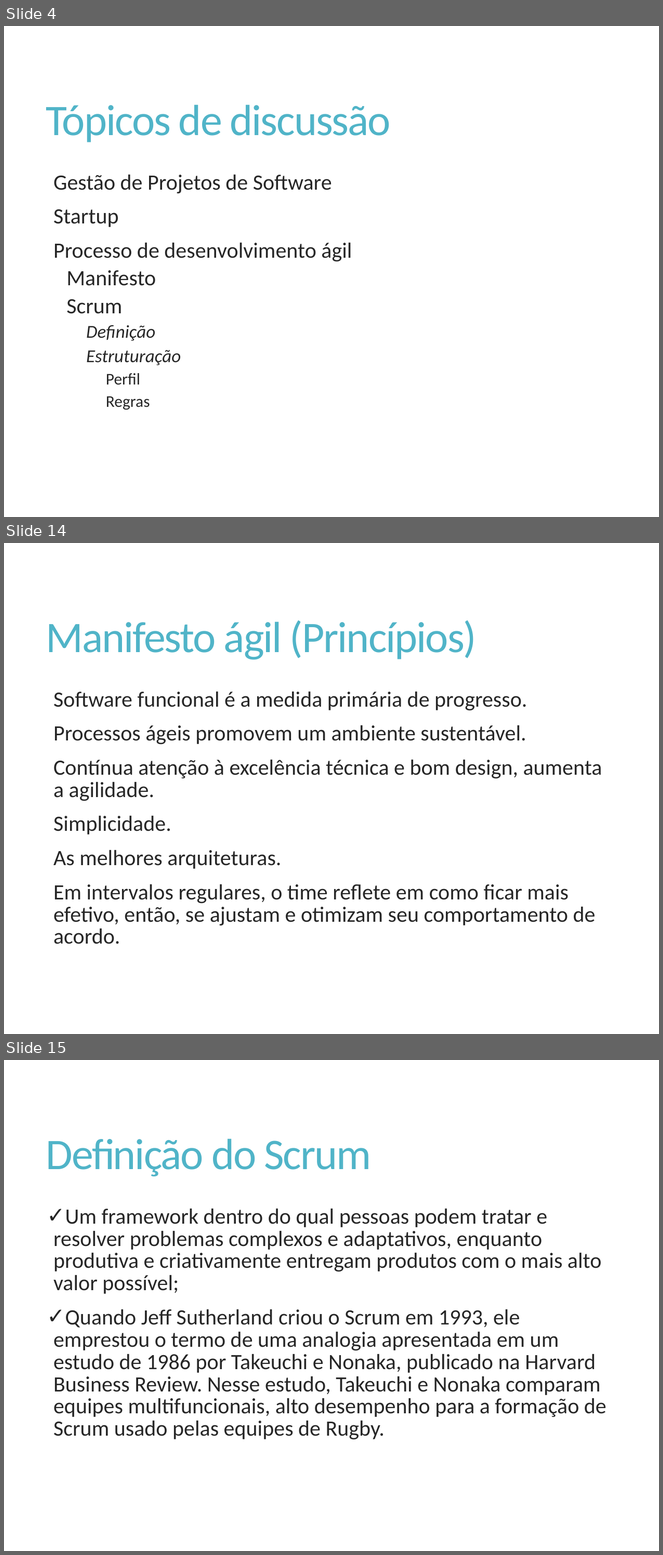
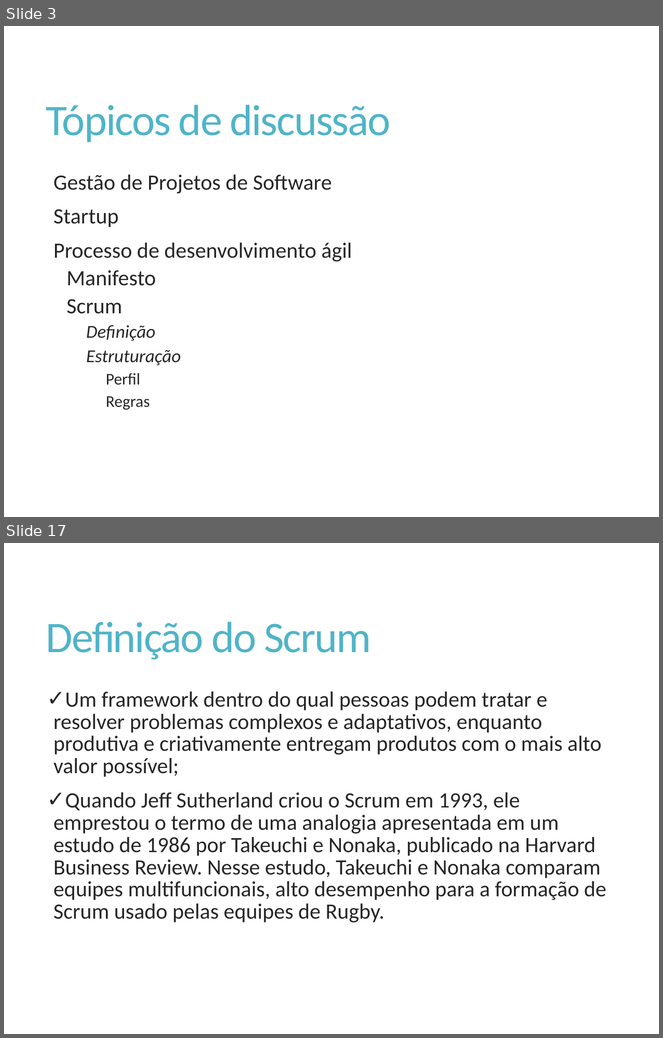
Before and after one commit to Elton-Garbin/TCC-2016, a slide deck: StartIdea/StartIdea.Docs/Apresentacao.pptx. Shown one above the other, each under a label of ours: slides 4, 14 and 15 before the commit, slides 3 and 17 after it; the slides between them are not shown. The pictures are 663x1555 and 663x1038 pixels, drawn with LibreOffice and Linux fonts; fonts in the diff are those of the drawing. Boxes give left, top, right and bottom in pixels: in the first picture for what was removed or moved away, otherwise in the second. Text is boxed around its words. In the diff, an @@ line names an element or a change of style, - is before the commit and + after.

```diff
--- a/StartIdea/StartIdea.Docs/Apresentacao.pptx
+++ b/StartIdea/StartIdea.Docs/Apresentacao.pptx
@@ slide 14 removed at <box>4,543,659,1034</box>, background #FFFFFF @@
@@ title removed at <box>46,620,477,660</box> @@
-Manifesto ágil (Princípios)
@@ text removed at <box>53,692,603,944</box> @@
-  Software funcional é a medida primária de progresso.
-  Processos ágeis promovem um ambiente sustentável.
-  Contínua atenção à excelência técnica e bom design, aumenta a agilidade.
-  Simplicidade.
-  As melhores arquiteturas.
-  Em intervalos regulares, o time reflete em como ficar mais efetivo, então, se ajustam e otimizam seu comportamento de acordo.
@@ what was slide 4 is now slide 3 @@
@@ what was slide 15 is now slide 17 @@
```
Also in this commit, not shown: 6 slides changed, 8 slides added, 5 other slides removed.
